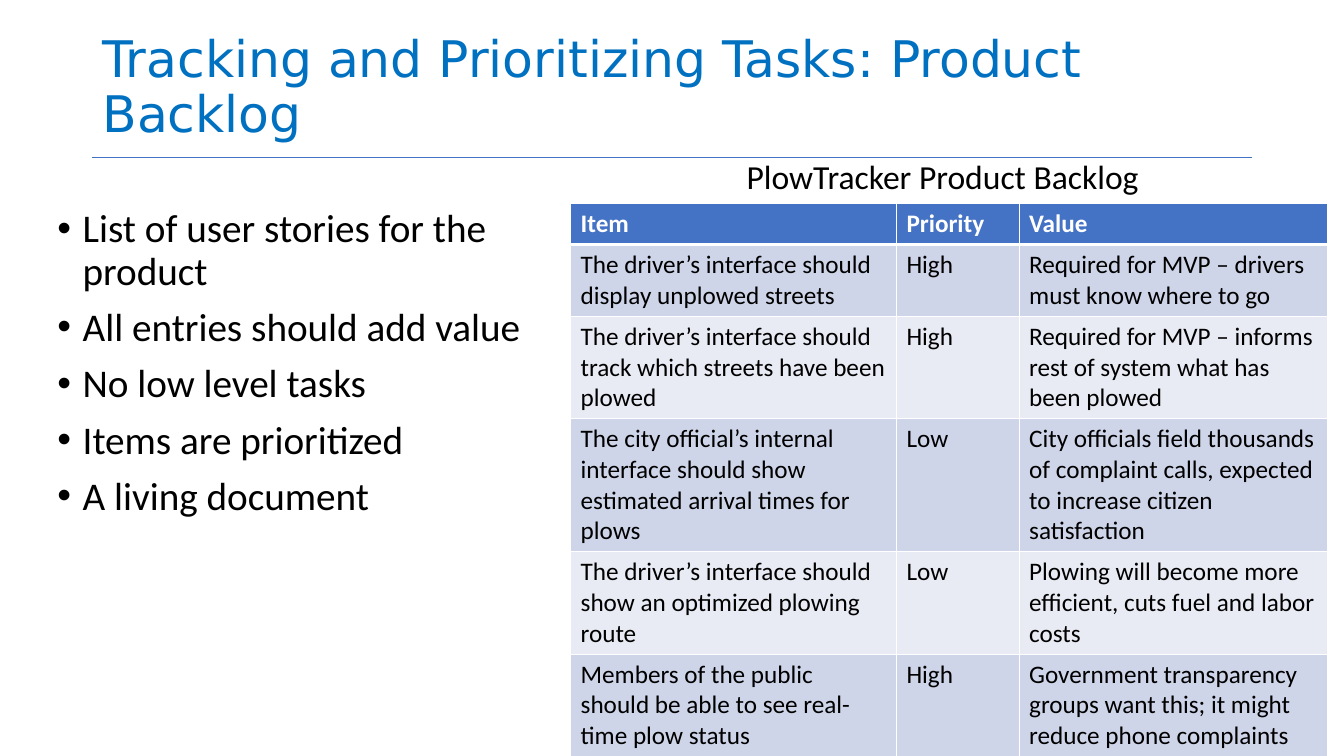
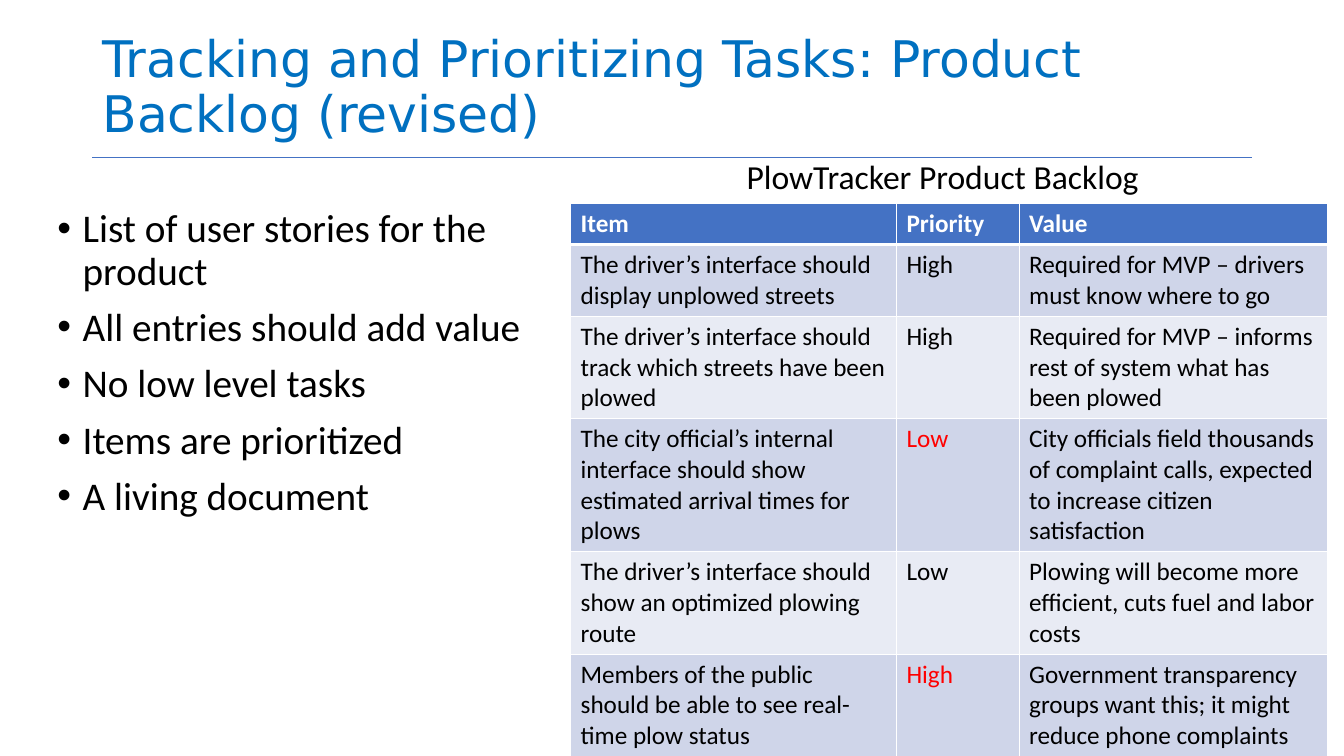
Before and after one commit to neu-se/CS4530-Spring-2023, a slide deck: slide 6 of Slides/Module 06.2 Agile Planning and Estimation.pptx (slide 7 before the commit). Drawn at 1344x756 pixels with LibreOffice and Linux fonts; fonts in the diff are those of the drawing. Boxes give left, top, right and bottom in pixels: in the first picture for what was removed or moved away, otherwise in the second. Text is boxed around its words. In the diff, an @@ line names an element or a change of style, - is before the commit and + after.

Commit message:
edited slides M06.1 M06.2 and M06.3

```diff
--- a/Slides/Module 06.2 Agile Planning and Estimation.pptx
+++ b/Slides/Module 06.2 Agile Planning and Estimation.pptx
@@ title at (102, 38, 1081, 143): text changed @@
-Tracking and Prioritizing Tasks: Product Backlog
+Tracking and Prioritizing Tasks: Product Backlog (revised)
@@ table at (571, 204, 1328, 752) @@
@@ text colour #000000 to #FF0000 in "Low", "High" @@
```
Also in this commit, not shown: 3 other slides changed, 2 slides added, 2 slides removed.
